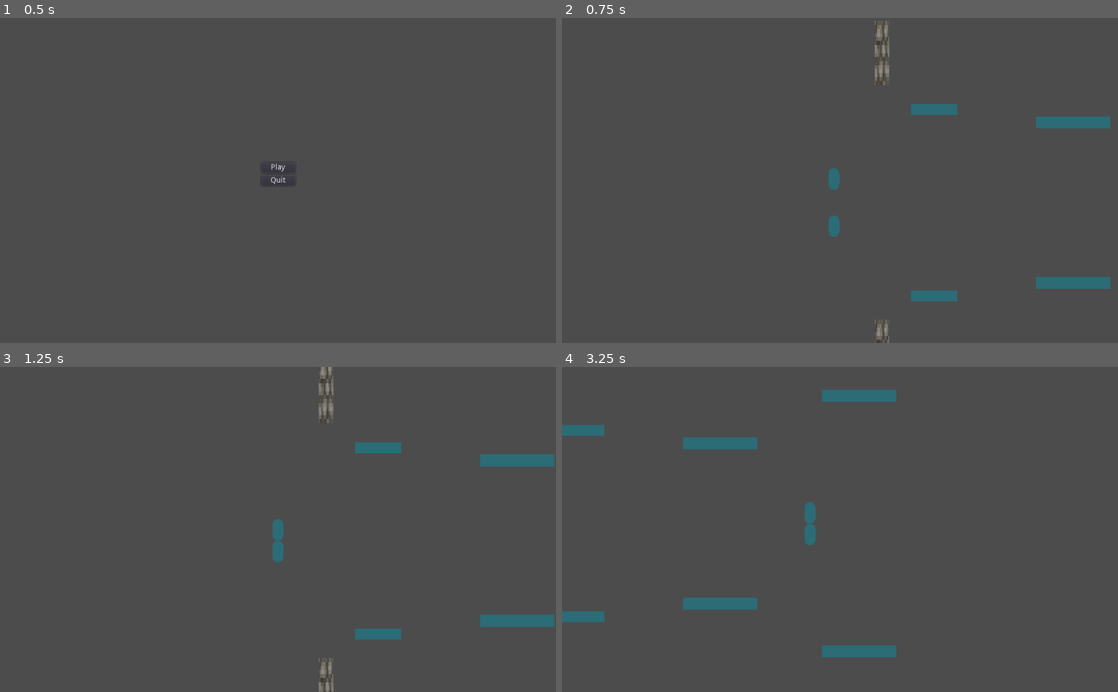
Above: before the commit, frames 1-4 (two rows, left to right).
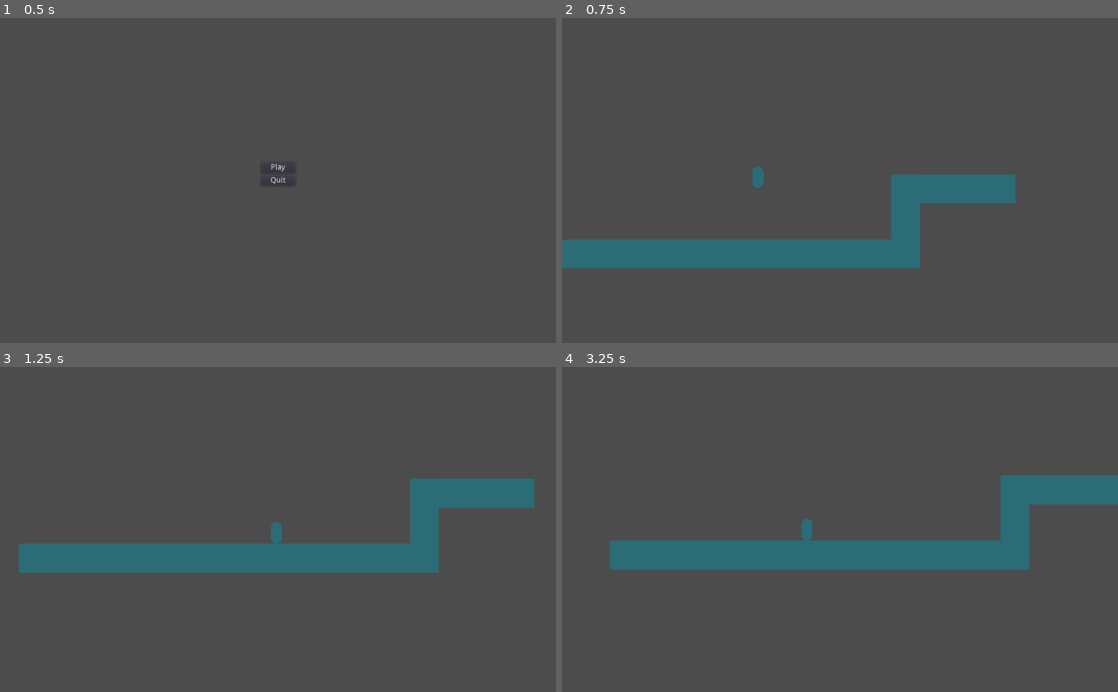
Above: after the commit, the same moments.

Repository: Notebooked/Reflection-prototype
Game: Godot game, scene res://Menu.tscn
Two runs of this game, one before a commit and one after it. Both use one fixed random seed, a clock stepped at 60 frames per second and the inputs below. The engine's default icon, where the game draws it, is replaced by a stand-in: a white triangle on a blue panel in a dark square.
Inputs:
- Up to frame 1 (0.5 s): no input
- Up to frame 2 (0.75 s): click "Play" at 0.5 s
- Up to frame 3 (1.25 s): no input
- Up to frame 4 (3.25 s): hold D (right) 1.28-2.78 s; tap Shift (dash) at 1.35, 2.3, 2.85 s; tap Space (jump) at 1.52, 2.27 s; tap Tab (switch_world) at 1.55, 2.1, 3.05 s; hold A (left) from 2.78 s (still down)

Frame 1 is identical in both runs. In frame 2, 10% of the frame differs, in the area x 0-99%, y 0-100%; in frame 3, 11%; in frame 4, 12%, in the area x 0-100%, y 7-90%.

Commit message:
mirror world and  break blocks

Diff:
--- a/BreakableGround.gd
+++ b/BreakableGround.gd
@@ -2,6 +2,7 @@
 
 
 func destroy():
-	$Cobblestone.visible = false
-	$CollisionShape2D.disabled = true
-	$Particles2D.emitting = true
+	var platforms: Node2D = get_parent()
+	platforms.change_child_property(self.name + "/Cobblestone","visible",false)
+	platforms.change_child_property(self.name + "/CollisionShape2D","disabled",true)
+	platforms.change_child_property(self.name + "/Particles2D","emitting",true)
--- a/Main.tscn
+++ b/Main.tscn
@@ -1,7 +1,8 @@
-[gd_scene load_steps=6 format=2]
+[gd_scene load_steps=7 format=2]
 
 [ext_resource path="res://Player.tscn" type="PackedScene" id=1]
 [ext_resource path="res://Breakable Ground.tscn" type="PackedScene" id=2]
+[ext_resource path="res://MirrorTrigger.tscn" type="PackedScene" id=3]
 [ext_resource path="res://Platform.tscn" type="PackedScene" id=4]
 [ext_resource path="res://Platforms.gd" type="Script" id=5]
 [ext_resource path="res://BulletSpawner.tscn" type="PackedScene" id=6]
@@ -9,41 +10,62 @@
 [node name="Node2D" type="Node2D"]
 
 [node name="Player" parent="." instance=ExtResource( 1 )]
-position = Vector2( 455, 238 )
+position = Vector2( -240, 224 )
 
 [node name="Platforms" type="Node2D" parent="."]
 script = ExtResource( 5 )
 
 [node name="Platform" parent="Platforms" instance=ExtResource( 4 )]
-position = Vector2( 640, 128 )
+position = Vector2( 805, 96 )
 scale = Vector2( 4.24, 1 )
 
 [node name="Platform2" parent="Platforms" instance=ExtResource( 4 )]
-position = Vector2( 896, 152 )
+position = Vector2( 1061, 120 )
 scale = Vector2( 6.86862, 1.11793 )
 
 [node name="Platform3" parent="Platforms" instance=ExtResource( 4 )]
-position = Vector2( 1152, 64 )
+position = Vector2( 1317, 32 )
 scale = Vector2( 6.86862, 1.11793 )
 
 [node name="Platform4" parent="Platforms" instance=ExtResource( 4 )]
-position = Vector2( 871, -81 )
+position = Vector2( 1036, -113 )
 scale = Vector2( 6.86862, 1.11793 )
 
 [node name="Platform5" parent="Platforms" instance=ExtResource( 4 )]
-position = Vector2( 392, -232 )
+position = Vector2( 557, -264 )
 scale = Vector2( 23.2686, 1.11793 )
 
 [node name="Platform7" parent="Platforms" instance=ExtResource( 4 )]
-position = Vector2( 616, -176 )
+position = Vector2( 781, -208 )
 scale = Vector2( 0.868615, 4.51793 )
 
 [node name="Platform6" parent="Platforms" instance=ExtResource( 4 )]
-position = Vector2( 392, -120 )
+position = Vector2( 557, -152 )
 scale = Vector2( 23.2686, 1.11793 )
 
 [node name="Breakable Ground" parent="Platforms" groups=["breakable"] instance=ExtResource( 2 )]
-position = Vector2( 544, 24 )
+position = Vector2( 709, -8 )
 scale = Vector2( 1.33143, 5.92351 )
 
+[node name="Duplicates" type="Node2D" parent="Platforms"]
+
 [node name="BulletSpawner" parent="." instance=ExtResource( 6 )]
+position = Vector2( 64, -496 )
+
+[node name="Platform" parent="." instance=ExtResource( 4 )]
+position = Vector2( -328, 384 )
+scale = Vector2( 38.6525, 2.68693 )
+
+[node name="Platform3" parent="." instance=ExtResource( 4 )]
+position = Vector2( 120, 264 )
+scale = Vector2( 11.4525, 2.68693 )
+
+[node name="Platform2" parent="." instance=ExtResource( 4 )]
+position = Vector2( 32, 320 )
+scale = Vector2( 2.65038, 7.80715 )
+
+[node name="MirrorTrigger" parent="." instance=ExtResource( 3 )]
+position = Vector2( 825, -370 )
+scale = Vector2( 65.1674, 60.6904 )
+mirror_level = 237.0
+platforms = NodePath("../Platforms")
--- /dev/null
+++ b/MirrorTrigger.gd
@@ -0,0 +1,21 @@
+extends Area2D
+
+export var mirror_level: float
+export(NodePath) onready var platforms = get_node(platforms) as Node2D
+
+# Called when the node enters the scene tree for the first time.
+func _ready():
+	platforms.mirror_level = mirror_level
+	platforms.duplicate_children()
+
+
+func _body_entered(body):
+	if body.name == "Player":
+		print("Player entered")
+		body.enter_mirror_section(mirror_level)
+
+
+func _on_body_exited(body):
+	if body.name == "Player":
+		print("Player exited")
+		body.exit_mirror_section()
--- /dev/null
+++ b/MirrorTrigger.tscn
@@ -0,0 +1,14 @@
+[gd_scene load_steps=3 format=2]
+
+[ext_resource path="res://MirrorTrigger.gd" type="Script" id=1]
+
+[sub_resource type="RectangleShape2D" id=1]
+
+[node name="MirrorTrigger" type="Area2D"]
+script = ExtResource( 1 )
+
+[node name="CollisionShape2D" type="CollisionShape2D" parent="."]
+shape = SubResource( 1 )
+
+[connection signal="body_entered" from="." to="." method="_body_entered"]
+[connection signal="body_exited" from="." to="." method="_on_body_exited"]
--- a/Platforms.gd
+++ b/Platforms.gd
@@ -1,9 +1,23 @@
 extends Node2D
 
+var mirror_level = 300
+
 # Called when the node enters the scene tree for the first time.
-func _ready():
+func duplicate_children():
 	for platform in get_children():
-		var clone: Node2D = platform.duplicate()
-		add_child(clone)
-		clone.global_position.y = 600 - platform.position.y
-		clone.position.x = platform.position.x
+		if platform != $Duplicates:
+			add_mirrored(platform)
+
+func change_child_property(path,property,value):
+	var child = get_node(path)
+	var duplicate = $Duplicates.get_node(path)
+	child[property] = value
+	duplicate[property] = value
+
+func add_mirrored(node):
+	var clone: Node2D = node.duplicate()
+	$Duplicates.add_child(clone)
+	clone.global_position.y = (mirror_level * 2) - node.position.y
+	clone.position.x = node.position.x
+	clone.scale *= -1
+	return clone
--- a/Player.gd
+++ b/Player.gd
@@ -14,7 +14,7 @@
 var dashing = false
 var can_dash = true
 var dash_time = 0.175
-var dash_speed = 1200
+var dash_speed = 1400
 var current_dash_time = 0.0
 var dash_vertical_mult = 0.75
 var dash_retain_velocity = Vector2.ZERO
@@ -24,7 +24,8 @@
 
 var mirrored: Sprite
 var mirror_level = 300
-var show_mirror = true
+var show_mirror = false
+var can_enter_mirror_world = false
 
 var in_mirror_world = false
 
@@ -60,7 +61,7 @@
 		velocity.y = 0
 		jumps_left = 2
 		can_dash = true
-	if is_on_ceiling():
+	if is_on_ceiling() and velocity.y < 0:
 		velocity.y = 20
 
 func start_dash():
@@ -82,13 +83,29 @@
 			velocity = move * Vector2(0.65,1)
 		else:
 			velocity = move * Vector2(0.65,0.4)
-	for i in range(0, get_slide_count()):
-		var collision: KinematicCollision2D = get_slide_collision(i)
-		if "breakable" in collision.collider.get_groups():
-			collision.collider.destroy()
+	if !in_mirror_world:
+		for i in range(0, get_slide_count()):
+			var collision: KinematicCollision2D = get_slide_collision(i)
+			if "breakable" in collision.collider.get_groups():
+				collision.collider.destroy()
 
 func switch_world():
-	in_mirror_world = !in_mirror_world
+	if can_enter_mirror_world:
+		in_mirror_world = !in_mirror_world
+
+func enter_mirror_section(new_mirror_level):
+	can_enter_mirror_world = true
+
+	mirror_level = new_mirror_level
+	show_mirror = true
+	$PlayerPlatform.enable_collisions()
+
+func exit_mirror_section():
+	in_mirror_world = false
+	can_enter_mirror_world = false
+
+	show_mirror = false
+	$PlayerPlatform.disable_collisions()
 
 func process_input():
 	if Input.is_action_just_pressed("switch_world"):
@@ -117,5 +134,5 @@
 	else:
 		move()
 
-	mirrored.global_position.y = (mirror_level * 2) - position.y
+	mirrored.global_position.y = mirror_level * 2 - global_position.y
 	mirrored.visible = show_mirror
--- a/Player.tscn
+++ b/Player.tscn
@@ -27,11 +27,11 @@
 texture = ExtResource( 2 )
 
 [node name="PlayerPlatform" type="StaticBody2D" parent="."]
-position = Vector2( 455, 300 )
 script = ExtResource( 3 )
 
 [node name="CollisionShape2D" type="CollisionShape2D" parent="PlayerPlatform"]
 shape = SubResource( 2 )
+disabled = true
 
 [node name="Camera2D" type="Camera2D" parent="."]
 current = true
--- a/PlayerPlatform.gd
+++ b/PlayerPlatform.gd
@@ -7,4 +7,12 @@
 	player = get_parent()
 
 func _process(delta):
-	global_position = Vector2(player.position.x, 300)
+	print($CollisionShape2D.disabled)
+	var mirror_level = player.mirror_level
+	global_position = Vector2(player.global_position.x, mirror_level)
+
+func enable_collisions():
+	$CollisionShape2D.set_deferred("disabled", false)
+
+func disable_collisions():
+	$CollisionShape2D.set_deferred("disabled", true)
